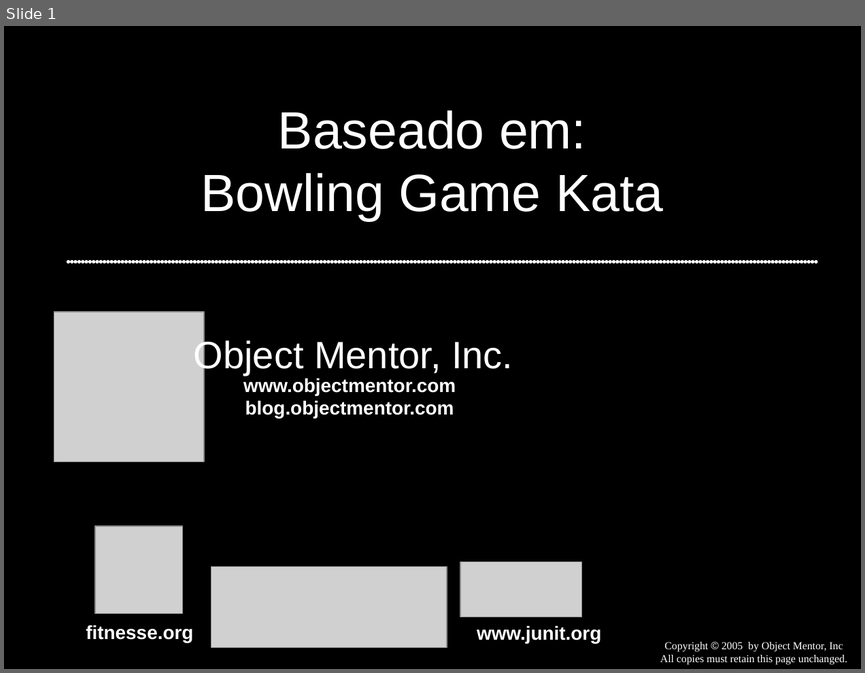
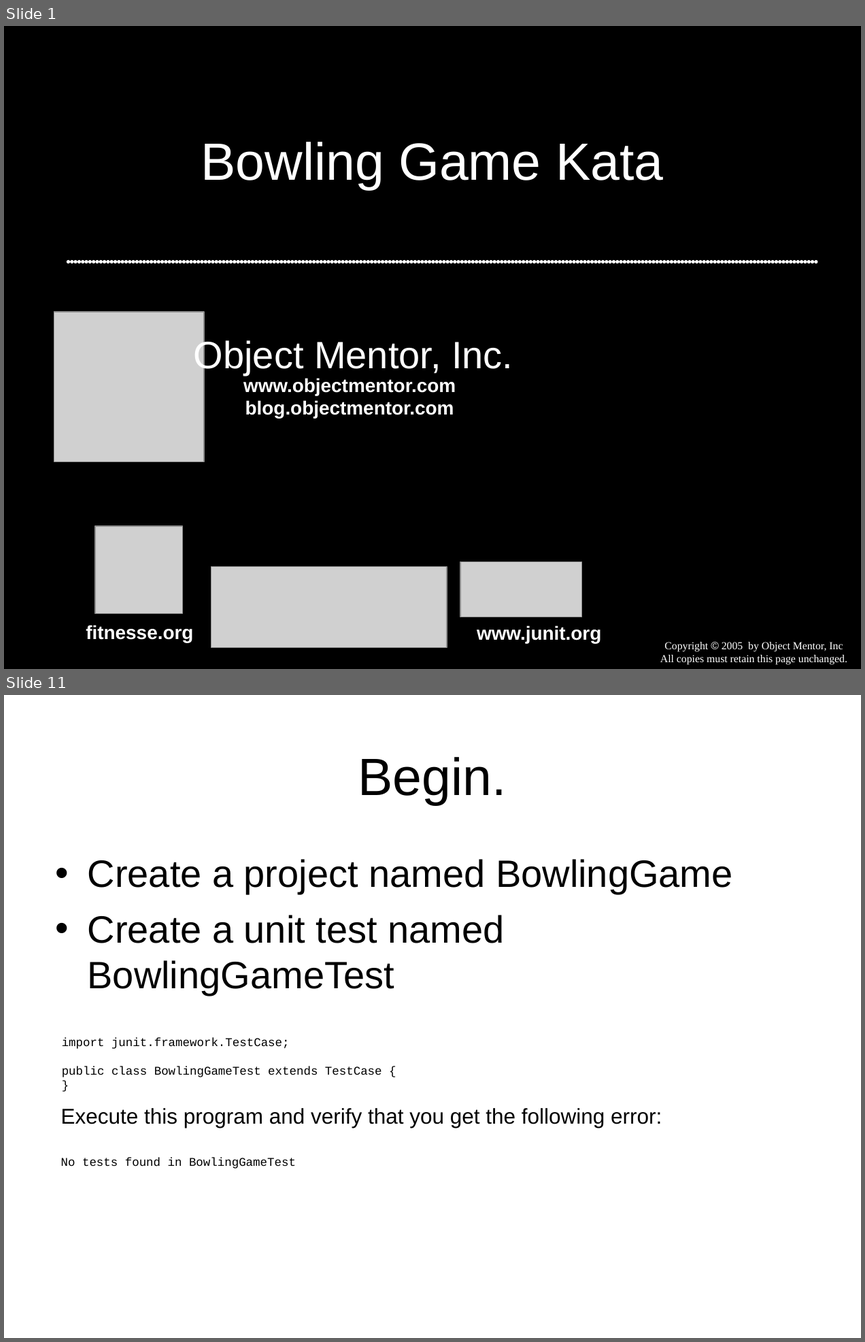
Before and after one commit to dojovale/Coding-Dojo---Bowling-Kata---06-01-2011, a slide deck: presentation/Bowling Game Kata.ppt. Shown one above the other, each under a label of ours: slide 1 before the commit, slides 1 and 11 after it; the slides between them are not shown. The pictures are 865x673 and 865x1342 pixels, drawn with LibreOffice and Linux fonts; fonts in the diff are those of the drawing; grey boxes stand for pictures. Boxes give left, top, right and bottom in pixels: in the first picture for what was removed or moved away, otherwise in the second. Text is boxed around its words. In the diff, an @@ line names an element or a change of style, - is before the commit and + after.

Commit message:
inclusao de apresentacao de bowling game original

```diff
--- a/presentation/Bowling Game Kata.ppt
+++ b/presentation/Bowling Game Kata.ppt
@@ slide 11 added at [4, 695, 861, 1338], background #FFFFFF @@
@@ title added at [358, 757, 507, 805], 44 pt, text #000000 @@
+Begin.
@@ text added at [88, 859, 733, 996], 32 pt, text #000000 @@
+• Create a project named BowlingGame
+• Create a unit test named BowlingGameTest
@@ text added at [62, 1038, 382, 1077], 10 pt, text #000000 @@
+import junit.framework.TestCase;
+public class BowlingGameTest extends TestCase {
+}
@@ text added at [61, 1108, 662, 1168], 18 pt, text #000000 @@
+Execute this program and verify that you get the following error:
+No tests found in BowlingGameTest
@@ slide 1 changed as well @@
@@ title at [201, 142, 663, 190]: text changed @@
-Baseado em:
-Bowling Game Kata
+Bowling Game Kata
```
Also in this commit, not shown: 51 other slides added, 7 slides removed.
